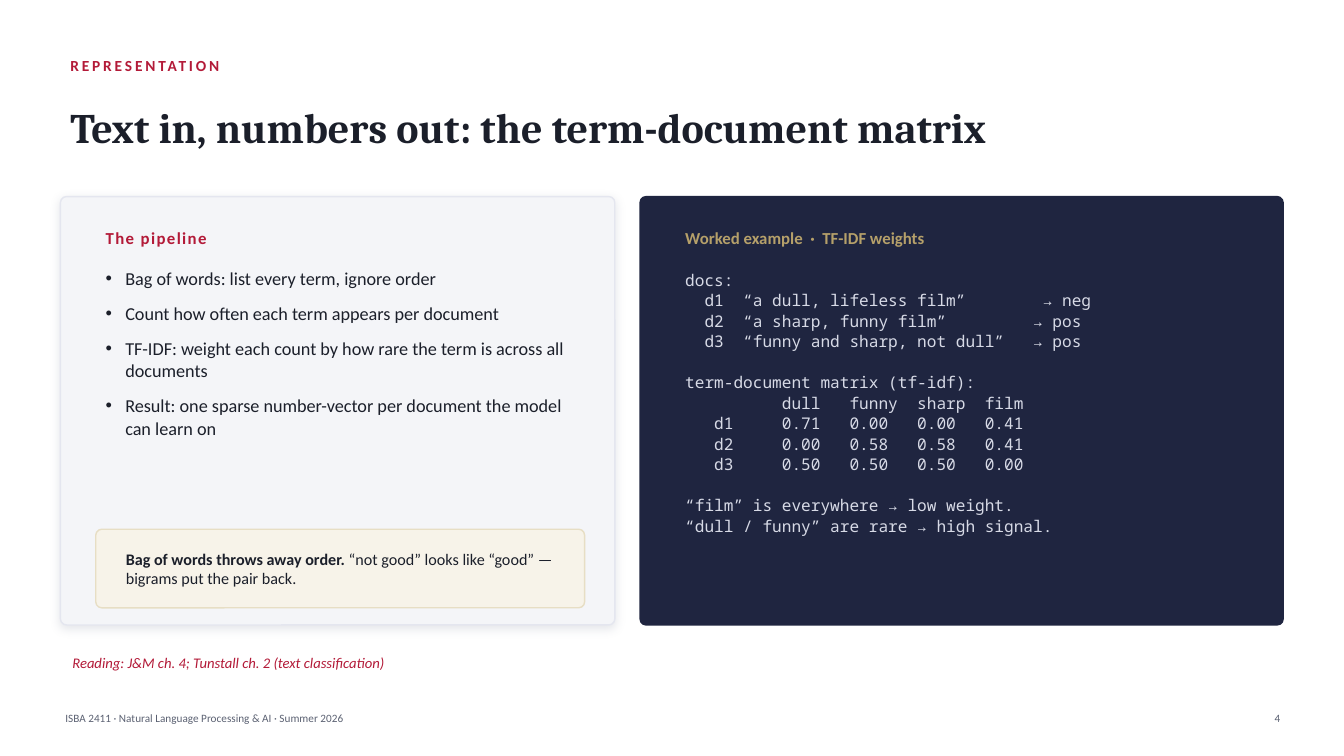
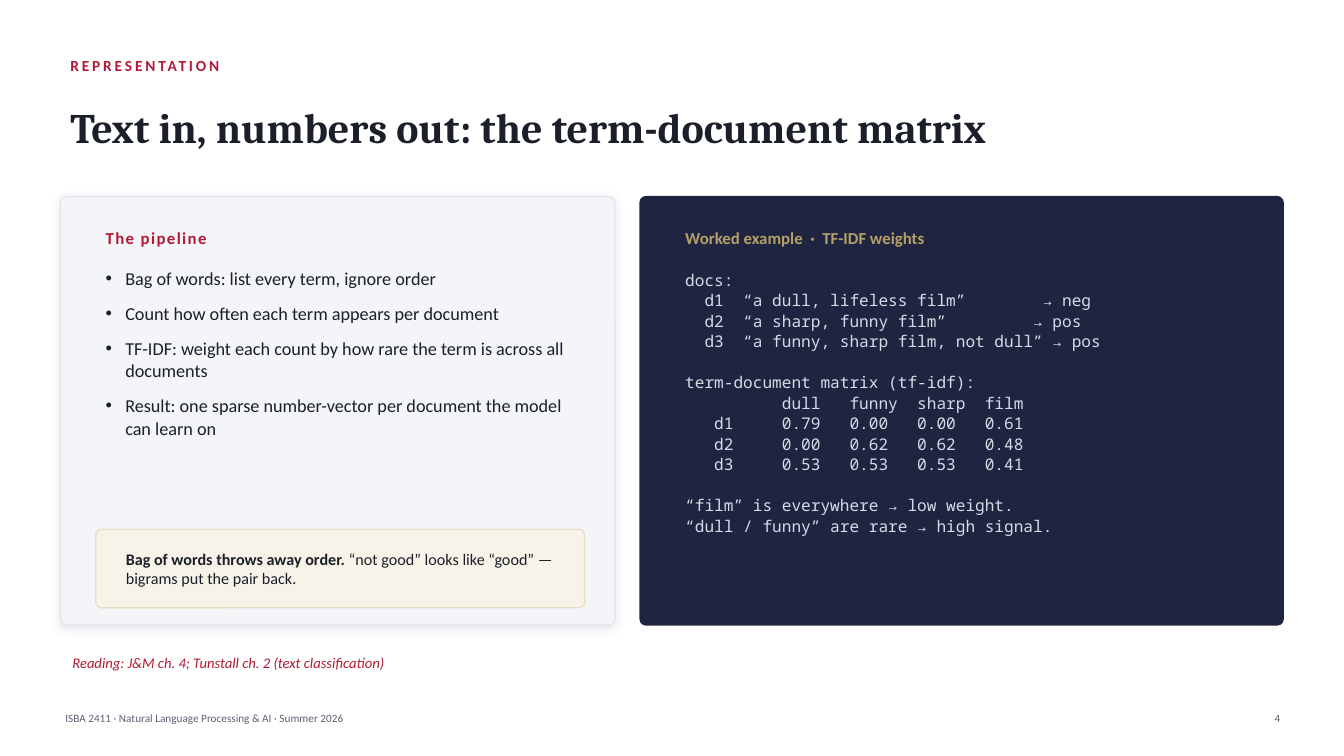
Before and after one commit to JulesMalin/isba2411-nlp, a slide deck: slide 5 of Week 3/L5_Supervised_Text_Classification.pptx. Drawn at 1344x756 pixels with LibreOffice and Linux fonts; fonts in the diff are those of the drawing. Boxes give left, top, right and bottom in pixels: in the first picture for what was removed or moved away, otherwise in the second. Text is boxed around its words. In the diff, an @@ line names an element or a change of style, - is before the commit and + after.

```diff
--- a/Week 3/L5_Supervised_Text_Classification.pptx
+++ b/Week 3/L5_Supervised_Text_Classification.pptx
@@ text at box(705, 334, 1101, 351): text changed @@
-d3 “funny and sharp, not dull” → pos
+d3 “a funny, sharp film, not dull” → pos
@@ text at box(714, 416, 1024, 470): text changed @@
-d1 0.71 0.00 0.00 0.41
-d2 0.00 0.58 0.58 0.41
-d3 0.50 0.50 0.50 0.00
+d1 0.79 0.00 0.00 0.61
+d2 0.00 0.62 0.62 0.48
+d3 0.53 0.53 0.53 0.41
```
Also in this commit, not shown: 1 other slide changed, 6 other files.
